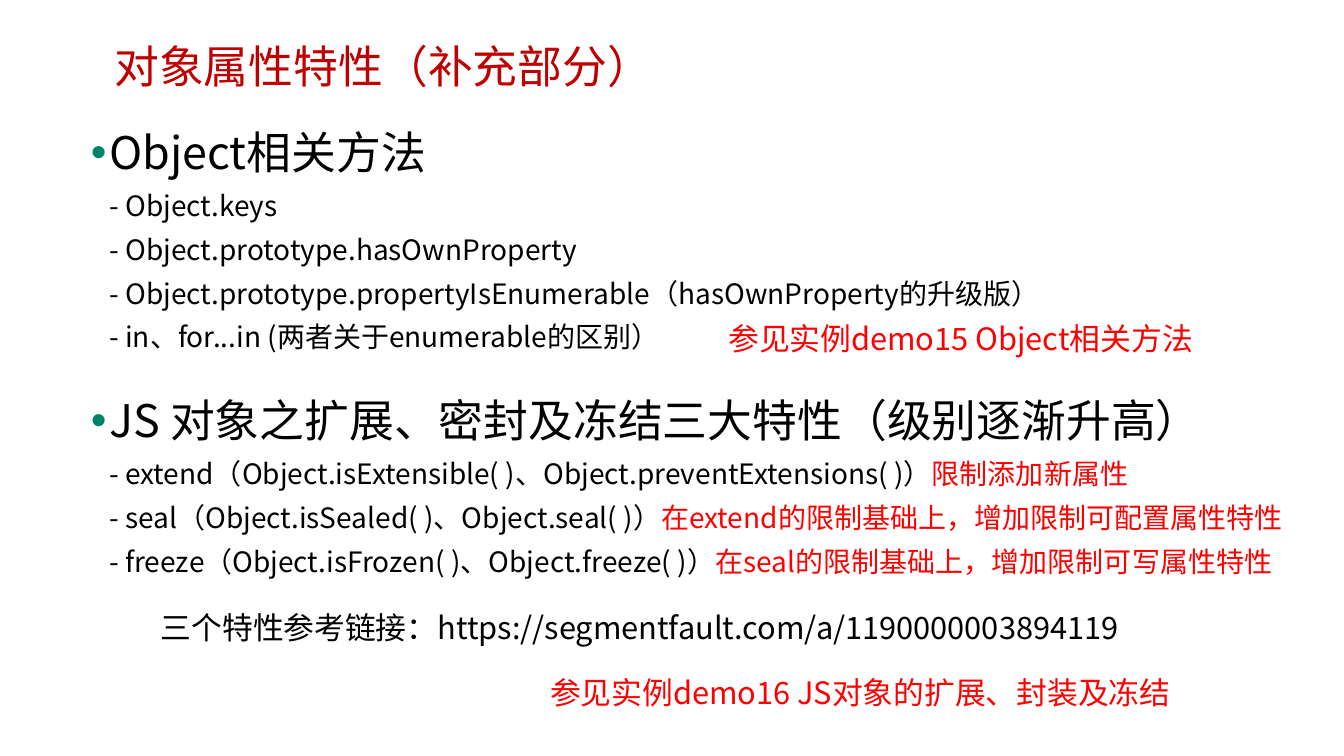
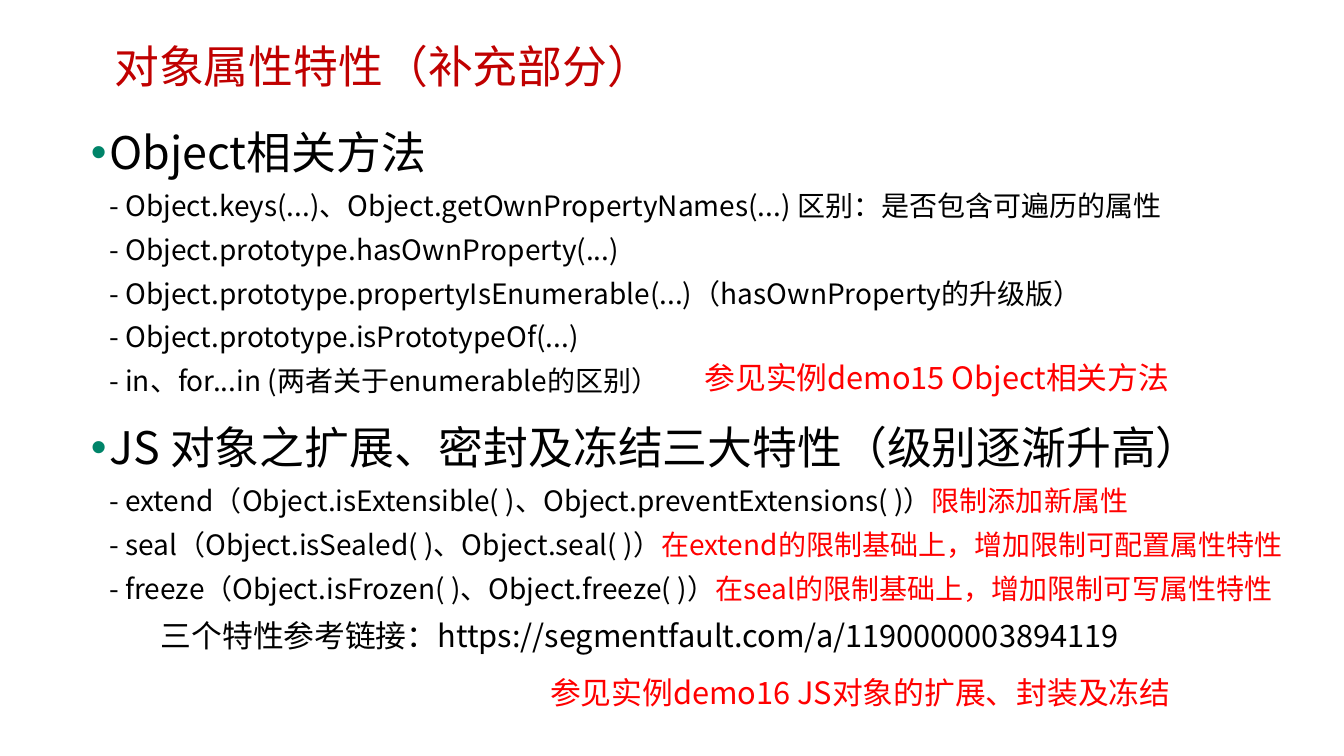
Before and after one commit to edu2act/course-javascript-advanced, a slide deck: slide 30 of 课程PPT/06.JavaScript对象.pptx. Drawn at 1344x756 pixels with LibreOffice and Linux fonts; fonts in the diff are those of the drawing; background and template pictures are left out. Boxes give left, top, right and bottom in pixels: in the first picture for what was removed or moved away, otherwise in the second. Text is boxed around its words. In the diff, an @@ line names an element or a change of style, - is before the commit and + after.

```diff
--- a/课程PPT/06.JavaScript对象.pptx
+++ b/课程PPT/06.JavaScript对象.pptx
@@ text at [109,131,1162,397]: text changed @@
-• Object相关方法
-  - Object.keys
-  - Object.prototype.hasOwnProperty
-  - Object.prototype.propertyIsEnumerable（hasOwnProperty的升级版）
-  - in、for...in (两者关于enumerable的区别）
+• Object相关方法
+  - Object.keys(...)、Object.getOwnPropertyNames(...) 区别：是否包含可遍历的属性
+  - Object.prototype.hasOwnProperty(...)
+  - Object.prototype.propertyIsEnumerable(...)（hasOwnProperty的升级版）
+  - Object.prototype.isPrototypeOf(...)
+  - in、for...in (两者关于enumerable的区别）
@@ text "参见实例demo15 Object相关方法": place and size @@
-text "参见实例demo15 Object相关方法" at [728,324,1193,358]
+text "参见实例demo15 Object相关方法" at [705,363,1169,397]
@@ text "三个特性参考链接：https://segmentfault.com/a/1190000003894119": place and size @@
-text "三个特性参考链接：https://segmentfault.com/a/1190000003894119" at [161,613,1119,647]
+text "三个特性参考链接：https://segmentfault.com/a/1190000003894119" at [161,621,1119,655]
```
Also in this commit, not shown: 5 other files.
